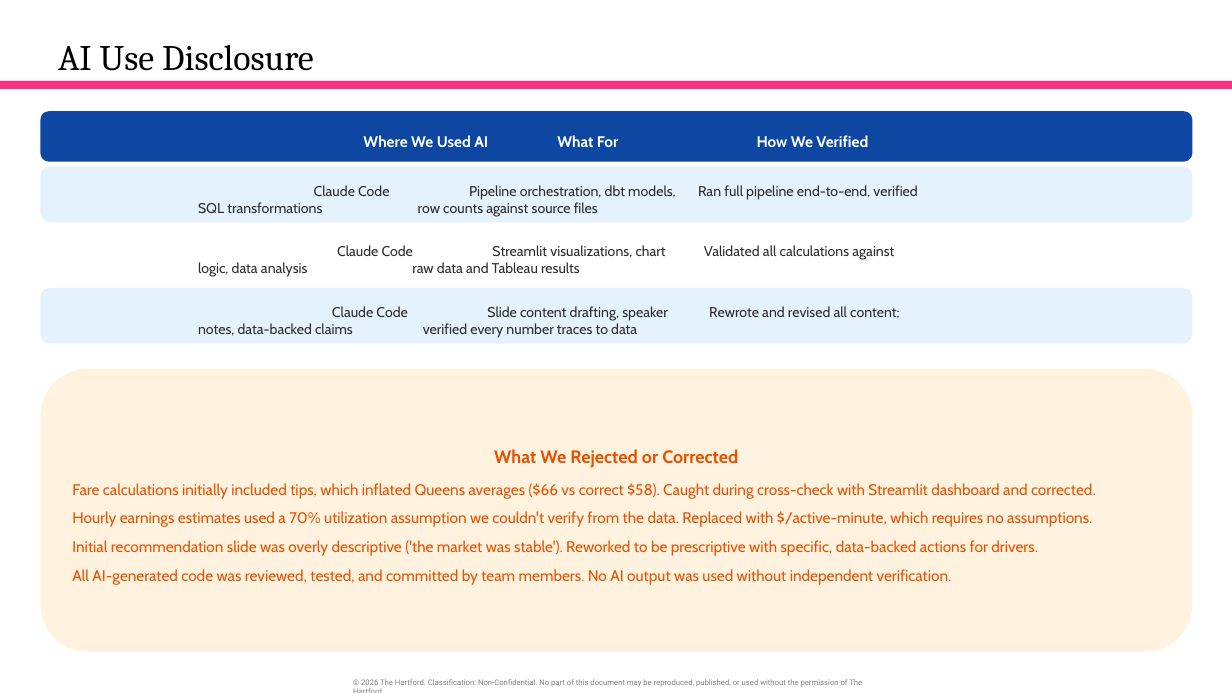
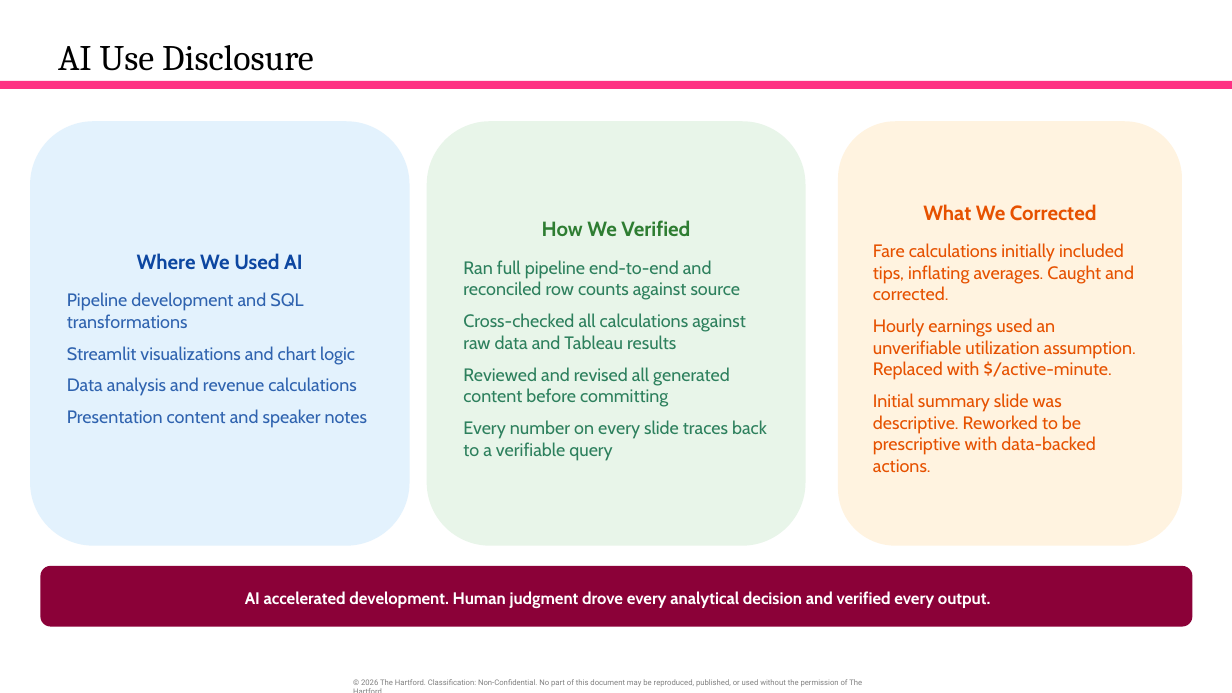
Before and after one commit to orlandojmarin/nyc-taxi-capstone, a slide deck: slide 21 of docs/Capstone_Presentation (10).pptx. Drawn at 1232x693 pixels with LibreOffice and Linux fonts; fonts in the diff are those of the drawing. Boxes give left, top, right and bottom in pixels: in the first picture for what was removed or moved away, otherwise in the second. Text is boxed around its words. In the diff, an @@ line names an element or a change of style, - is before the commit and + after.

```diff
--- a/docs/Capstone_Presentation (10).pptx
+++ b/docs/Capstone_Presentation (10).pptx
@@ rounded rectangle "Where We Used AI": place and size @@
-rounded rectangle "Where We Used AI" at [41, 111, 1193, 162]
+rounded rectangle "Where We Used AI" at [30, 121, 410, 545]
@@ rounded rectangle "Where We Used AI" at [30, 121, 410, 545]: fill #0D47A1 to #E3F2FD @@
@@ rounded rectangle "How We Verified": place and size @@
-rounded rectangle "How We Verified" at [41, 166, 1193, 222]
+rounded rectangle "How We Verified" at [427, 121, 806, 545]
@@ rounded rectangle "How We Verified" at [427, 121, 806, 545]: fill #E3F2FD to #E8F5E9 @@
@@ rounded rectangle added at [838, 121, 1182, 545], fill #FFF3E0, 14 pt, text #E65100 @@
+What We Corrected
+Fare calculations initially included tips, inflating averages. Caught and corrected.
+Hourly earnings used an unverifiable utilization assumption. Replaced with $/active-minute.
+Initial summary slide was descriptive. Reworked to be prescriptive with data-backed actions.
@@ text in rounded rectangle at [463, 220, 767, 461]: text changed; size 11 to 14 pt; text colour #2D2D2D to #2D805D @@
-Claude Code Pipeline orchestration, dbt models, Ran full pipeline end-to-end, verified
-SQL transformations row counts against source files
+How We Verified
+Ran full pipeline end-to-end and reconciled row counts against source
+Cross-checked all calculations against raw data and Tableau results
+Reviewed and revised all generated content before committing
+Every number on every slide traces back to a verifiable query
@@ text in rounded rectangle at [67, 253, 367, 428]: text changed; size 12 to 14 pt; text colour #FFFFFF to #2F63AF; bold off @@
-Where We Used AI What For How We Verified
+Where We Used AI
+Pipeline development and SQL transformations
+Streamlit visualizations and chart logic
+Data analysis and revenue calculations
+Presentation content and speaker notes
@@ text removed at [337, 245, 666, 273] @@
-Claude Code Streamlit visualizations, chart Validated all calculations against
-logic, data analysis raw data and Tableau results
@@ rounded rectangle removed at [41, 369, 1193, 652] @@
-What We Rejected or Corrected
-Fare calculations initially included tips, which inflated Queens averages ($66 vs correct $58). Caught during cross-check with Streamlit dashboard and corrected.
-Hourly earnings estimates used a 70% utilization assumption we couldn't verify from the data. Replaced with $/active-minute, which requires no assumptions.
-Initial recommendation slide was overly descriptive ('the market was stable'). Reworked to be prescriptive with specific, data-backed actions for drivers.
-All AI-generated code was reviewed, tested, and committed by team members. No AI output was used without independent verification.
@@ rounded rectangle "AI accelerated development. Human judgment ...": place and size @@
-rounded rectangle "AI accelerated development. Human judgment ..." at [41, 288, 1193, 344]
+rounded rectangle "AI accelerated development. Human judgment ..." at [41, 566, 1193, 627]
@@ rounded rectangle "AI accelerated development. Human judgment ..." at [41, 566, 1193, 627]: fill #E3F2FD to #8B0138 @@
@@ text in rounded rectangle at [245, 591, 991, 608]: text changed; size 11 to 13 pt; text colour #2D2D2D to #FFFFFF; bold on @@
-Claude Code Slide content drafting, speaker Rewrote and revised all content;
-notes, data-backed claims verified every number traces to data
+AI accelerated development. Human judgment drove every analytical decision and verified every output.
```
Also in this commit, not shown: 1 other slide changed.
